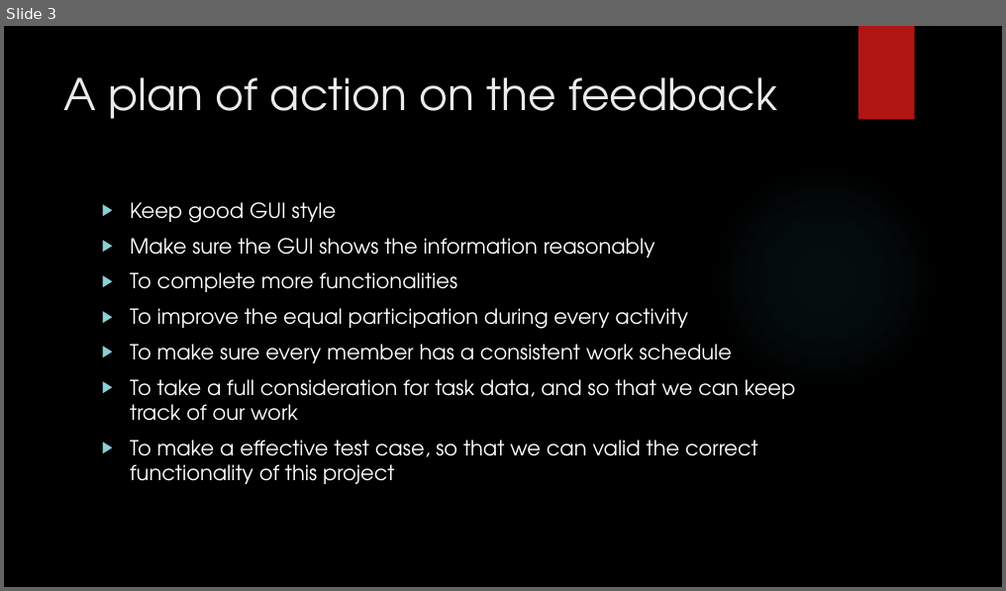
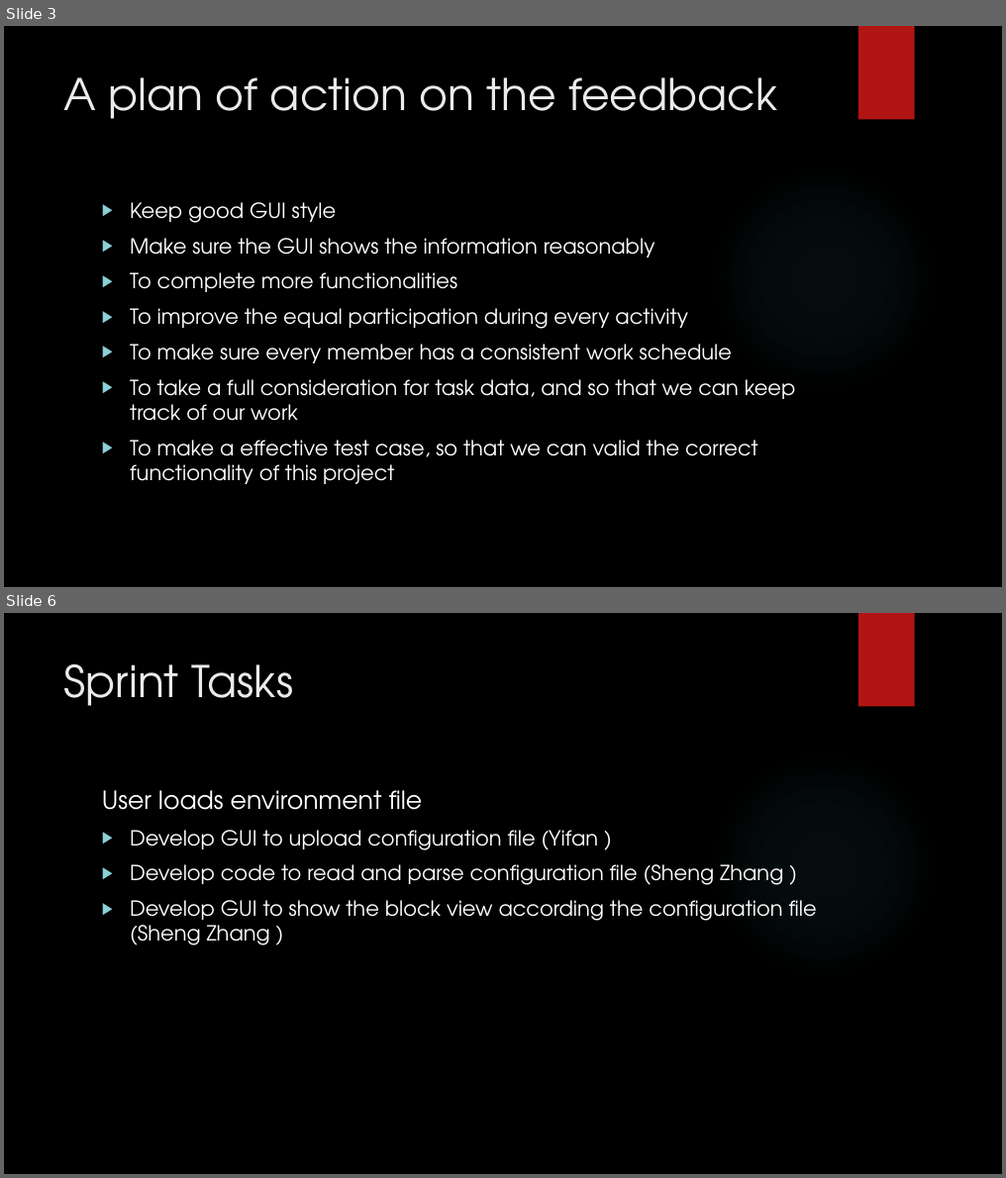
Before and after one commit to 2012215434/CS744, a slide deck: documents/second_presentation.pptx. Shown one above the other, each under a label of ours: slide 3 before the commit, slides 3 and 6 after it; the slides between them are not shown. The pictures are 1006x591 and 1006x1178 pixels, drawn with LibreOffice and Linux fonts; fonts in the diff are those of the drawing; background and template pictures are left out. Boxes give left, top, right and bottom in pixels: in the first picture for what was removed or moved away, otherwise in the second. Text is boxed around its words. In the diff, an @@ line names an element or a change of style, - is before the commit and + after.

Commit message:
完成ppt，修改了22，23sprint tasks

```diff
--- a/documents/second_presentation.pptx
+++ b/documents/second_presentation.pptx
@@ slide 6 added at (x1=4, y1=613, x2=1002, y2=1174), background picture (left out); not listed: 2 template elements that a slide beside it also shows @@
@@ title added at (x1=64, y1=664, x2=293, y2=706), 42 pt, text #EBEBEB @@
+Sprint Tasks
@@ text added at (x1=102, y1=790, x2=817, y2=946), 20 pt, text #FFFFFF @@
+User loads environment file
+▶ Develop GUI to upload configuration file (Yifan )
+▶ Develop code to read and parse configuration file (Sheng Zhang )
+▶ Develop GUI to show the block view according the configuration file (Sheng Zhang )
```
Also in this commit, not shown: 4 other slides added, 2 slides removed, 1 other file.
